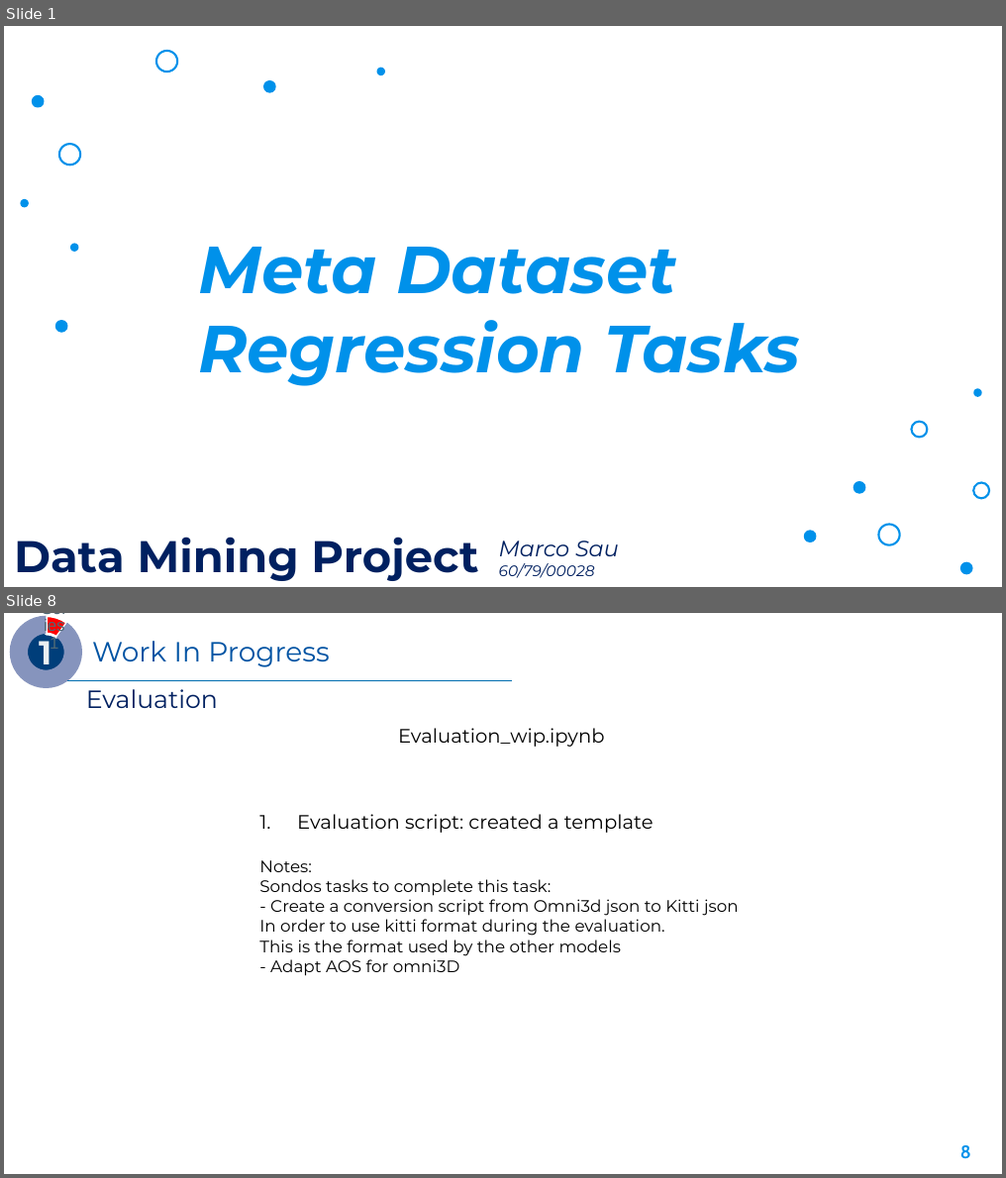
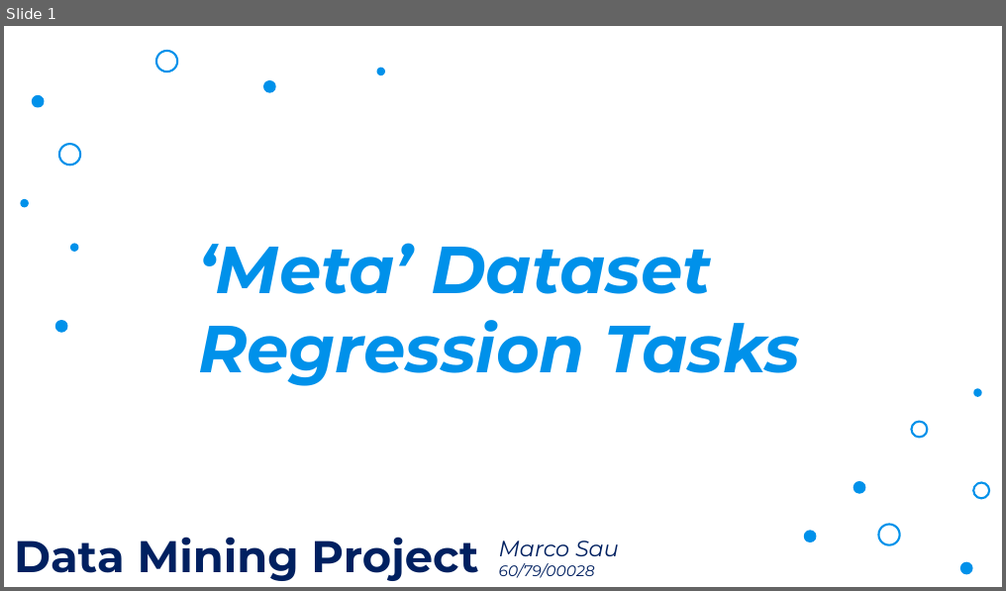
Before and after one commit to Marco-Sau/Meta-Dataset-Regression, a slide deck: Docs/Presentation.pptx. Shown one above the other, each under a label of ours: slides 1 and 8 before the commit, slide 1 after it; the slides between them are not shown. The pictures are 1006x1178 and 1006x591 pixels, drawn with LibreOffice and Linux fonts; fonts in the diff are those of the drawing; background and template pictures are left out. Boxes give left, top, right and bottom in pixels: in the first picture for what was removed or moved away, otherwise in the second. Text is boxed around its words. In the diff, an @@ line names an element or a change of style, - is before the commit and + after.

```diff
--- a/Docs/Presentation.pptx
+++ b/Docs/Presentation.pptx
@@ slide 8 removed at (4,613,1002,1174), background picture (left out) @@
@@ doughnut chart removed at (4,613,102,707) @@
-categories: , 
-Series 1: 10, 90
@@ ellipse removed at (16,622,75,681) @@
-1
@@ text removed at (92,641,329,667) @@
-Work In Progress
@@ line removed from (68, 681) to (512, 681) @@
@@ text removed at (86,689,218,708) @@
-Evaluation
@@ text removed at (398,728,605,747) @@
-Evaluation_wip.ipynb
@@ text removed at (259,814,739,976) @@
-1. Evaluation script: created a template
-Notes:
-Sondos tasks to complete this task:
-- Create a conversion script from Omni3d json to Kitti json
-In order to use kitti format during the evaluation.
-This is the format used by the other models
-- Adapt AOS for omni3D
@@ page number removed at (960,1146,971,1159) @@
-8
@@ slide 1 changed as well @@
@@ text at (198,243,711,294): text changed @@
-Meta Dataset
+‘Meta’ Dataset
```
Also in this commit, not shown: 1 other slide changed, 16 slides added, 14 other slides removed, 1 other file.
